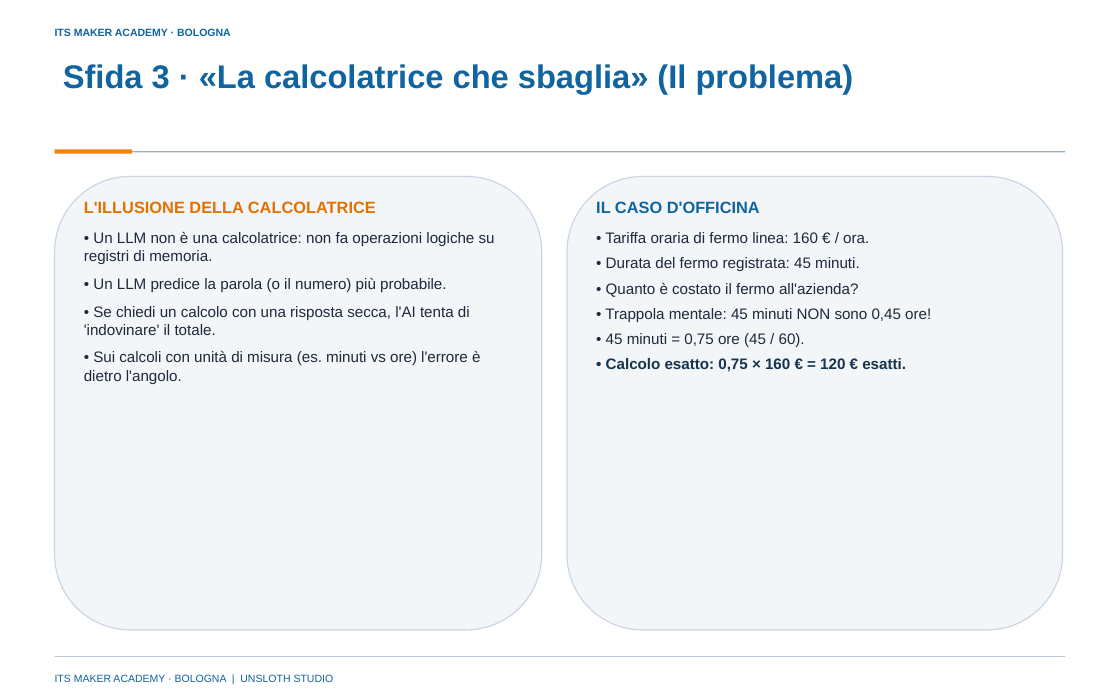
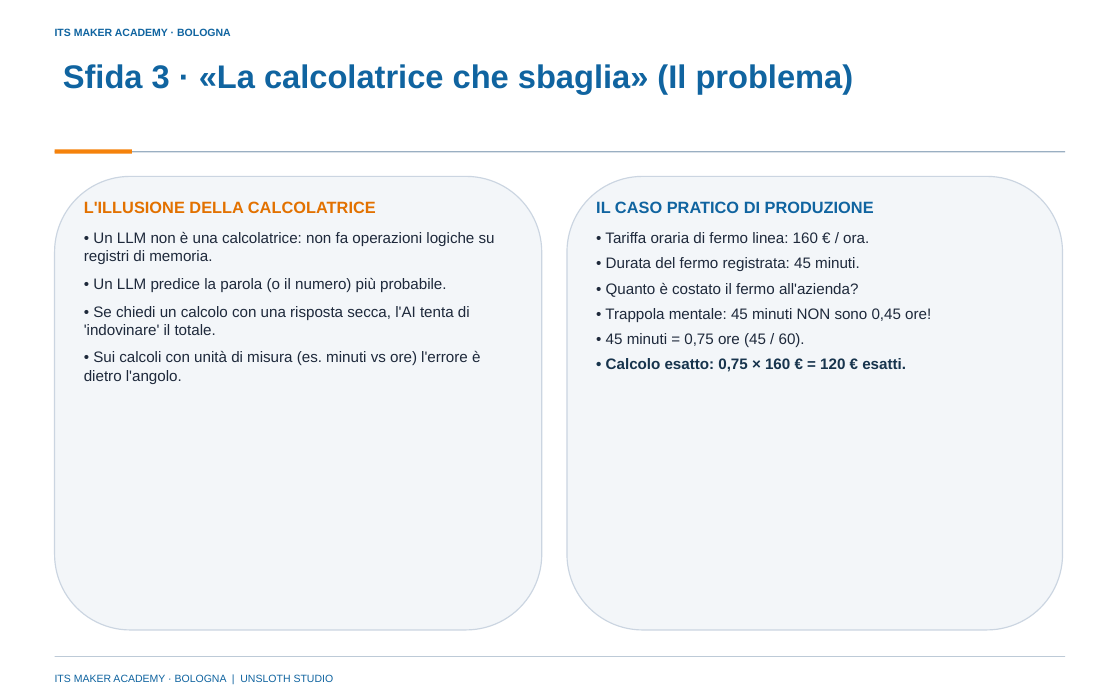
Before and after one commit to franzo9393/ITSCorso_UnslothStudio-Git, a slide deck: slide 10 of lezione 2 - 28 ottobre 2026/Lezione2_Prompting_e_Pratica_ITS_MAKER.pptx. Drawn at 1120x700 pixels with LibreOffice and Linux fonts; fonts in the diff are those of the drawing; background and template pictures are left out. Boxes give left, top, right and bottom in pixels: in the first picture for what was removed or moved away, otherwise in the second. Text is boxed around its words. In the diff, an @@ line names an element or a change of style, - is before the commit and + after.

```diff
--- a/lezione 2 - 28 ottobre 2026/Lezione2_Prompting_e_Pratica_ITS_MAKER.pptx
+++ b/lezione 2 - 28 ottobre 2026/Lezione2_Prompting_e_Pratica_ITS_MAKER.pptx
@@ text at bbox=[596, 201, 874, 213]: text changed @@
-IL CASO D'OFFICINA
+IL CASO PRATICO DI PRODUZIONE
```
Also in this commit, not shown: 4 other slides changed, 7 other files.
